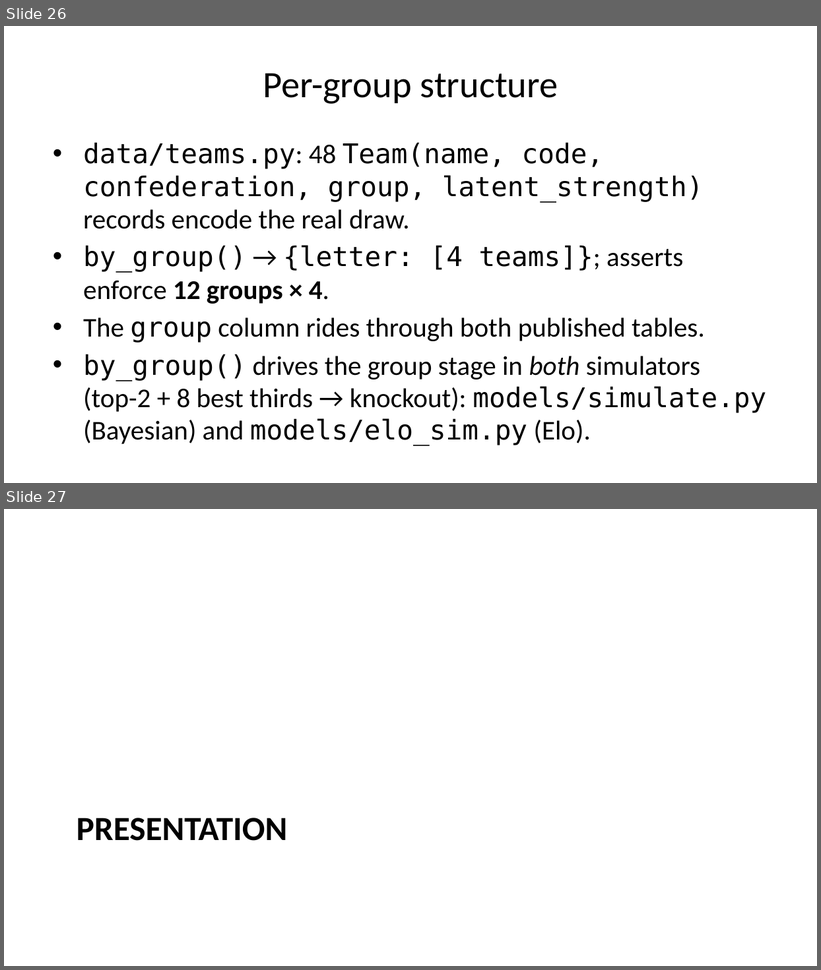
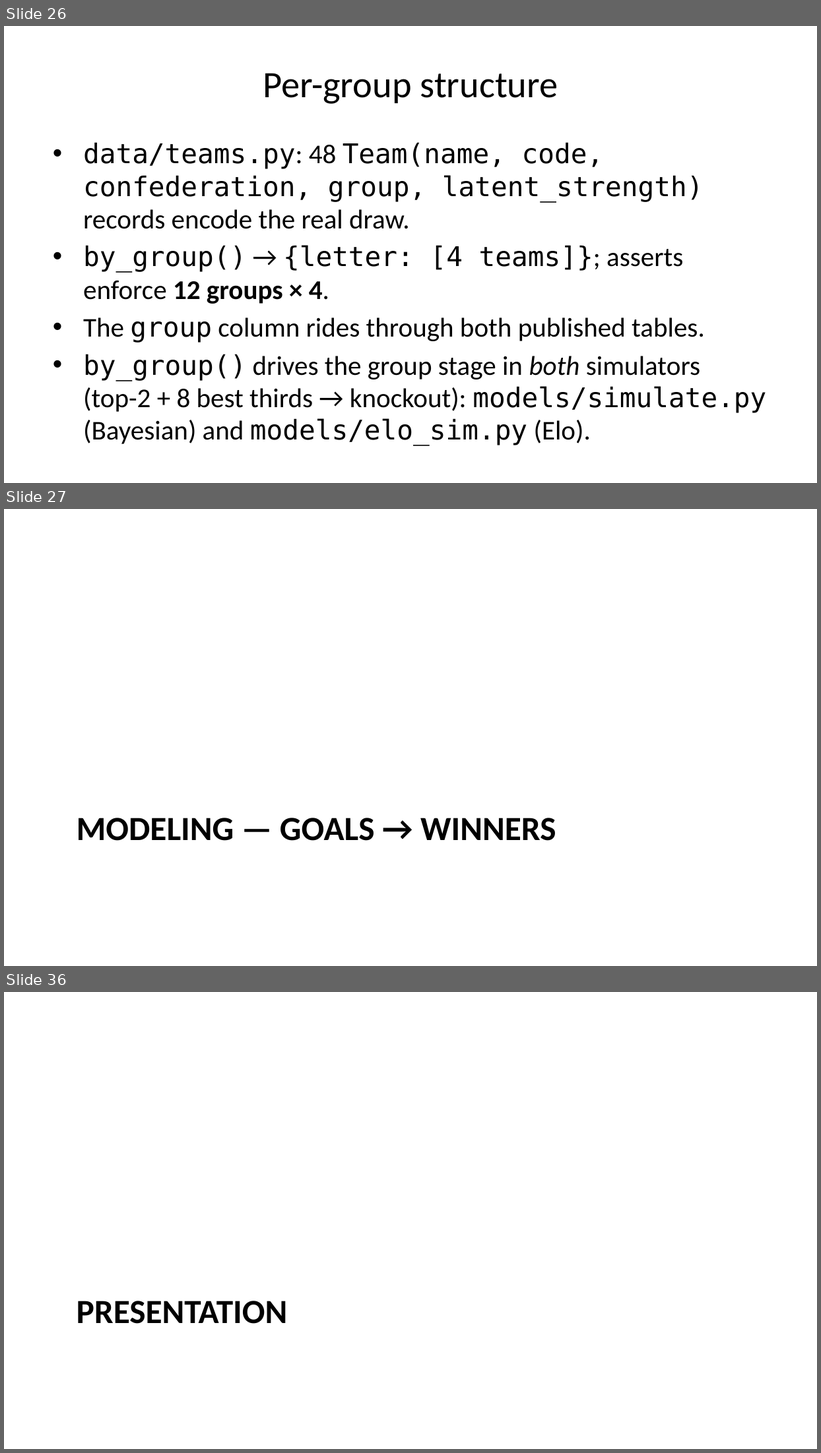
Before and after one commit to mariaob1201/2026wc-analytics, a slide deck: docs/data_pipeline_slides.pptx. Shown one above the other, each under a label of ours: slides 26 and 27 before the commit, slides 26, 27 and 36 after it; the slides between them are not shown. The pictures are 821x970 and 821x1453 pixels, drawn with LibreOffice and Linux fonts; fonts in the diff are those of the drawing. Boxes give left, top, right and bottom in pixels: in the first picture for what was removed or moved away, otherwise in the second. Text is boxed around its words. In the diff, an @@ line names an element or a change of style, - is before the commit and + after.

```diff
--- a/docs/data_pipeline_slides.pptx
+++ b/docs/data_pipeline_slides.pptx
@@ slide 27 added at (4,509,817,966), background #FFFFFF @@
@@ title added at (77,818,556,841), 30 pt, text #000000, bold @@
+MODELING — GOALS → WINNERS
@@ what was slide 27 is now slide 36 @@
```
Also in this commit, not shown: 8 other slides added, 2 other files.
